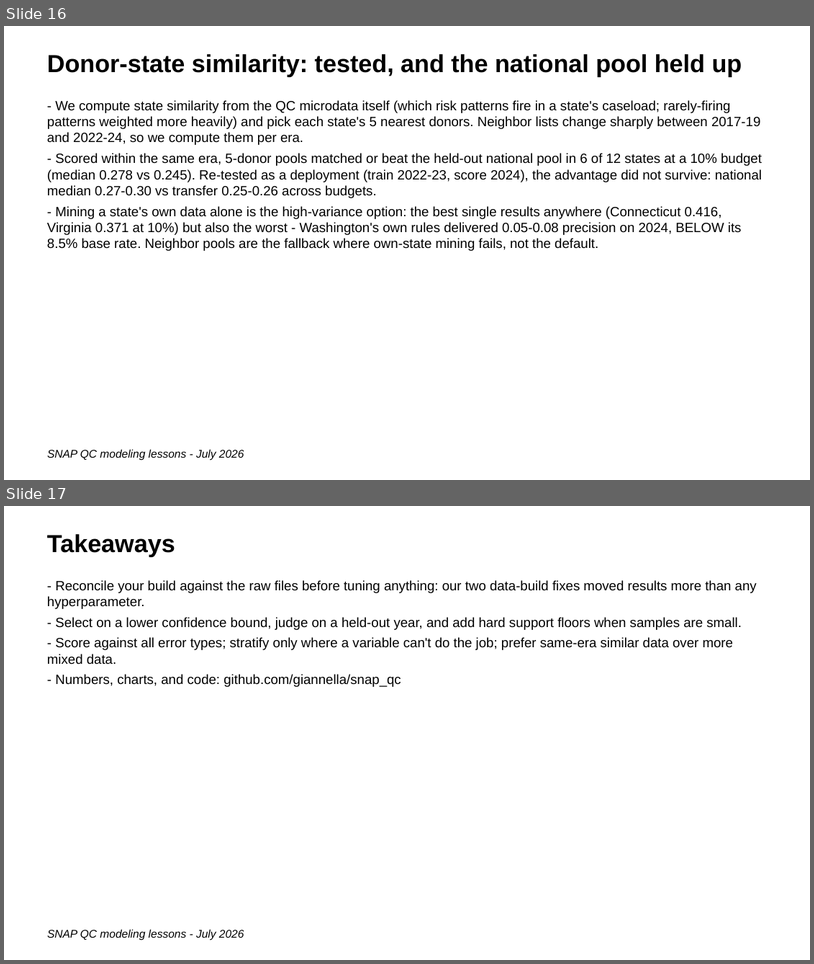
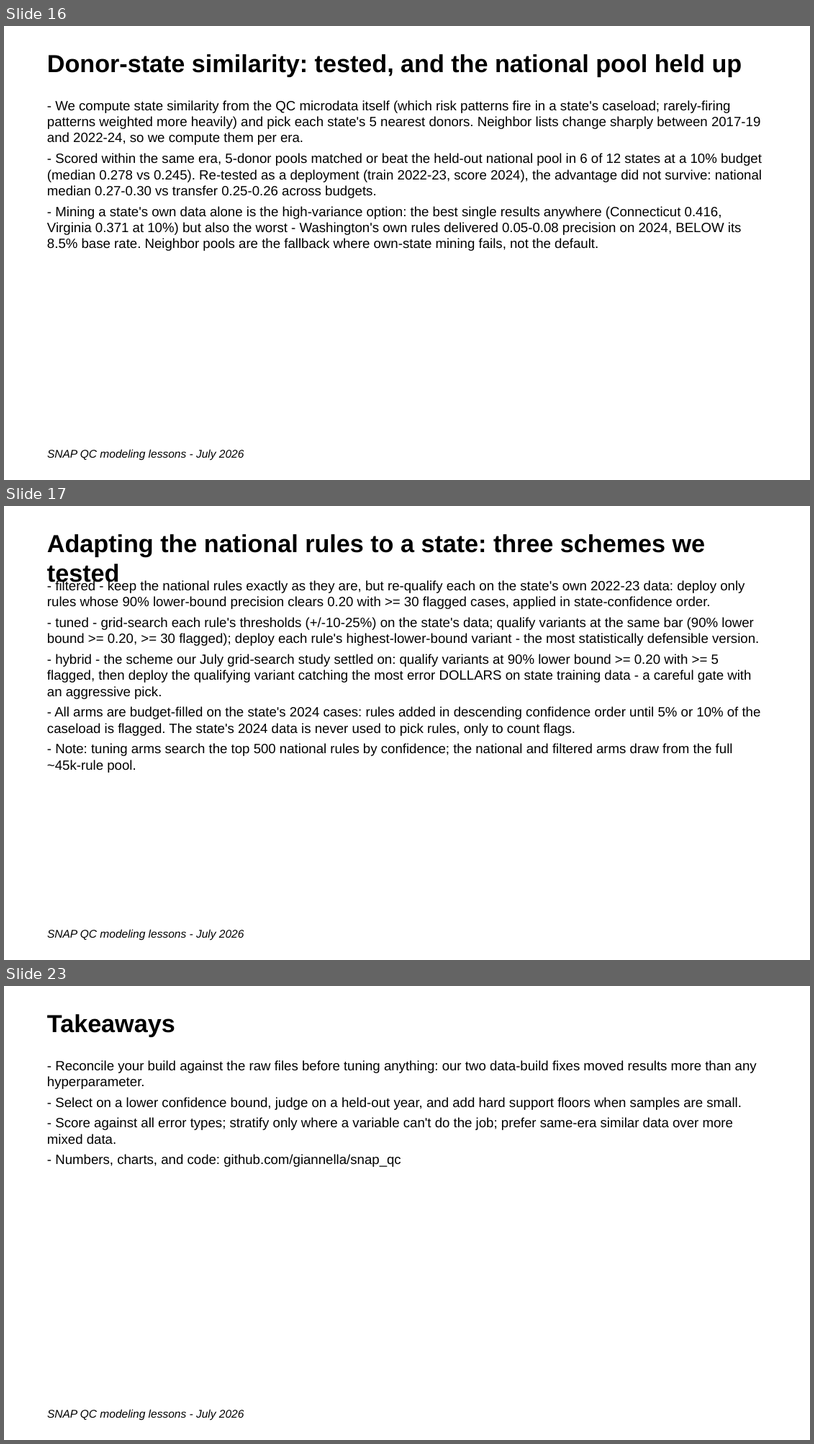
Before and after one commit to giannella/snap_qc, a slide deck: lessons_getting_more_signal_from_snap_qc_data.pptx. Shown one above the other, each under a label of ours: slides 16 and 17 before the commit, slides 16, 17 and 23 after it; the slides between them are not shown. The pictures are 814x964 and 814x1444 pixels, drawn with LibreOffice and Linux fonts; fonts in the diff are those of the drawing. Boxes give left, top, right and bottom in pixels: in the first picture for what was removed or moved away, otherwise in the second. Text is boxed around its words. In the diff, an @@ line names an element or a change of style, - is before the commit and + after.

```diff
--- a/lessons_getting_more_signal_from_snap_qc_data.pptx
+++ b/lessons_getting_more_signal_from_snap_qc_data.pptx
@@ slide 17 added at <box>4,506,810,960</box>, background #FFFFFF @@
@@ text added at <box>47,534,706,586</box>, 22 pt, text #000000, bold @@
+Adapting the national rules to a state: three schemes we tested
@@ text added at <box>47,579,761,772</box>, 12 pt, text #000000 @@
+- filtered - keep the national rules exactly as they are, but re-qualify each on the state's own 2022-23 data: deploy only rules whose 90% lower-bound precision clears 0.20 with >= 30 flagged cases, applied in state-confidence order.
+- tuned - grid-search each rule's thresholds (+/-10-25%) on the state's data; qualify variants at the same bar (90% lower bound >= 0.20, >= 30 flagged); deploy each rule's highest-lower-bound variant - the most statistically defensible version.
+- hybrid - the scheme our July grid-search study settled on: qualify variants at 90% lower bound >= 0.20 with >= 5 flagged, then deploy the qualifying variant catching the most error DOLLARS on state training data - a careful gate with an aggressive pick.
+- All arms are budget-filled on the state's 2024 cases: rules added in descending confidence order until 5% or 10% of the caseload is flagged. The state's 2024 data is never used to pick rules, only to count flags.
+- Note: tuning arms search the top 500 national rules by confidence; the national and filtered arms draw from the full ~45k-rule pool.
@@ text added at <box>47,929,244,940</box>, 10 pt, text #000000, italic @@
+SNAP QC modeling lessons - July 2026
@@ what was slide 17 is now slide 23 @@
```
Also in this commit, not shown: 5 other slides added, 36 other files.
